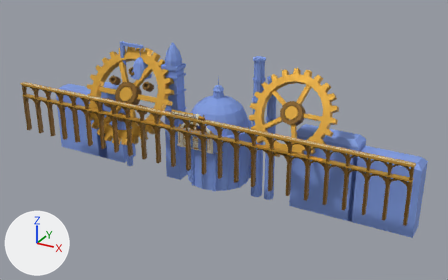
The Blender file art/source/environment.blend: old version first, new version second.
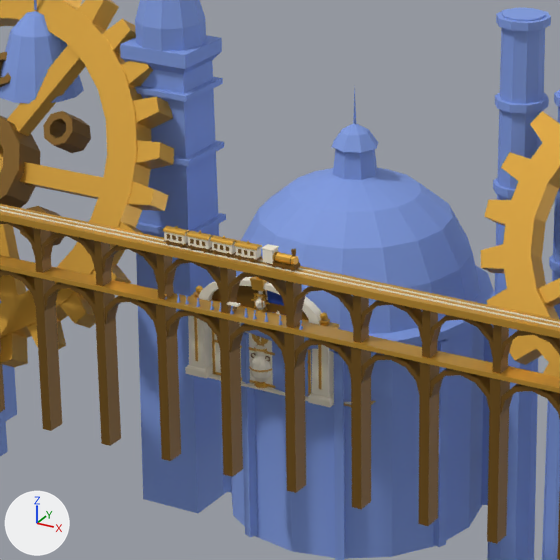
Old and new are each drawn whole from a 50 mm camera at (20.89, -33.87, 18.09) aimed at (1.24, 1.85, 0.22) and again close up on the part from 29% to 60% of the width and 19% to 68% of the height. Arrows for +X, +Y and +Z are at lower left; the lights stay in place. The older version's two pictures come first.

Names of what the first close-up shows: 'distant_engine_body', 'distant_engine_gear_a', 'distant_engine_gear_b', 'distant_engine_train', 'exit_gate_door_left', 'exit_gate_frame' and 6 more.
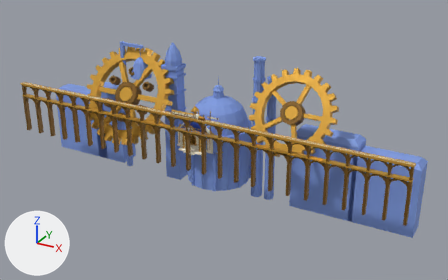
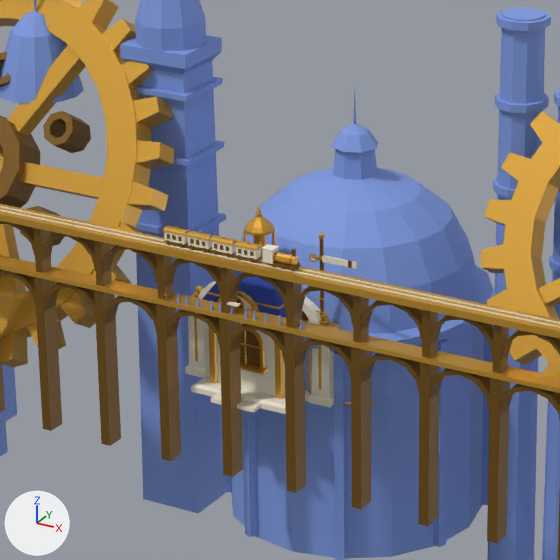
Commit message: Add Signal House station kiosk with swinging bell and semaphore arm parts

What differs and where, as boxes [x1, y1, x2, y2] in the close-ups (560 x 560 px):
'station_kiosk_house', added: after [191, 207, 325, 414]
    faces in mat_ivory (pale yellow #f4ecd8): [191, 296, 309, 414]
    faces in mat_gold (orange #d9a43c): [207, 207, 325, 399]
    faces in mat_cobalt (blue #2443a3): [202, 271, 286, 317]
    faces in mat_gold_dark (brown #7d5a1c): [237, 239, 324, 367]
'station_kiosk_signal_arm', added: after [309, 253, 357, 269]
    faces in mat_ivory (pale yellow #f4ecd8): [311, 255, 357, 269]
'station_kiosk_bell', added: after [254, 235, 267, 247]

Patch to the scene script:
```diff
--- a/art/source/environment.blend.py
+++ b/art/source/environment.blend.py
@@ me_station_kiosk_signal_arm @@
+me_station_kiosk_signal_arm.from_pydata(...)  # 100 vertices, 80 faces; spans x -0.195..0.7, y -0.03..0.03, z -0.091..0.058
+# faces by material slot: [18, 6, 56]
+me_station_kiosk_signal_arm.materials.append(mat_ivory)  # pale yellow #f4ecd8
+me_station_kiosk_signal_arm.materials.append(mat_gold_dark)  # brown #7d5a1c
+me_station_kiosk_signal_arm.materials.append(mat_gold)  # orange #d9a43c
@@ me_station_kiosk_bell @@
+me_station_kiosk_bell.from_pydata(...)  # 81 vertices, 87 faces; spans x -0.12..0.12, y -0.12..0.12, z -0.278..0.015
+# faces by material slot: [61, 26]
+me_station_kiosk_bell.materials.append(mat_gold)  # orange #d9a43c
+me_station_kiosk_bell.materials.append(mat_gold_dark)  # brown #7d5a1c
@@ me_station_kiosk_house @@
+me_station_kiosk_house.from_pydata(...)  # 757 vertices, 632 faces; spans x -0.95..1.31, y -0.98..0.78, z 0.0..3.3
+# faces by material slot: [36, 499, 79, 18]
+me_station_kiosk_house.materials.append(mat_ivory)  # pale yellow #f4ecd8
+me_station_kiosk_house.materials.append(mat_gold)  # orange #d9a43c
+me_station_kiosk_house.materials.append(mat_gold_dark)  # brown #7d5a1c
+me_station_kiosk_house.materials.append(mat_cobalt)  # blue #2443a3
@@ ob_station_kiosk_signal_arm @@
+ob_station_kiosk_signal_arm = bpy.data.objects.new('station_kiosk_signal_arm', me_station_kiosk_signal_arm)
+ob_station_kiosk_signal_arm.parent = ob_station_kiosk
+ob_station_kiosk_signal_arm.location = (1.2, -0.07, 2.62)
@@ ob_station_kiosk @@
+ob_station_kiosk = bpy.data.objects.new('station_kiosk', None)
+ob_station_kiosk.location = (0.0, 0.0, 0.0)
@@ ob_station_kiosk_bell @@
+ob_station_kiosk_bell = bpy.data.objects.new('station_kiosk_bell', me_station_kiosk_bell)
+ob_station_kiosk_bell.parent = ob_station_kiosk
+ob_station_kiosk_bell.location = (0.0, 0.0, 2.84)
@@ ob_station_kiosk_house @@
+ob_station_kiosk_house = bpy.data.objects.new('station_kiosk_house', me_station_kiosk_house)
+ob_station_kiosk_house.parent = ob_station_kiosk
+ob_station_kiosk_house.location = (0.0, 0.0, 0.0)
```
